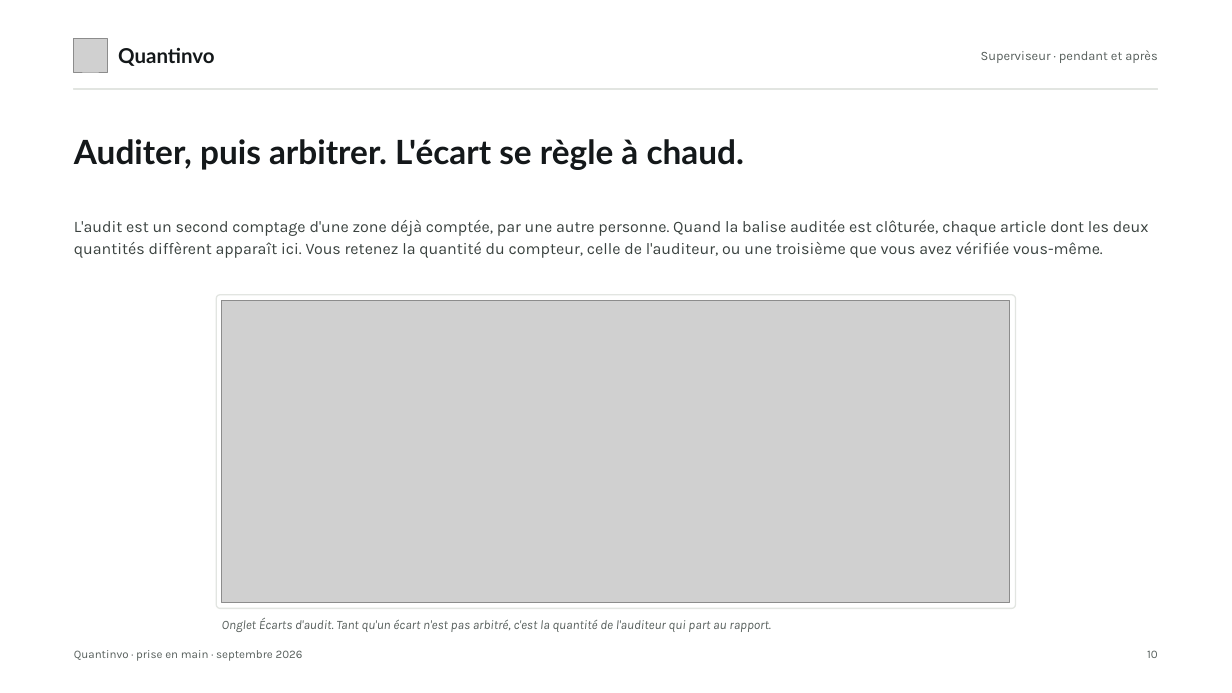
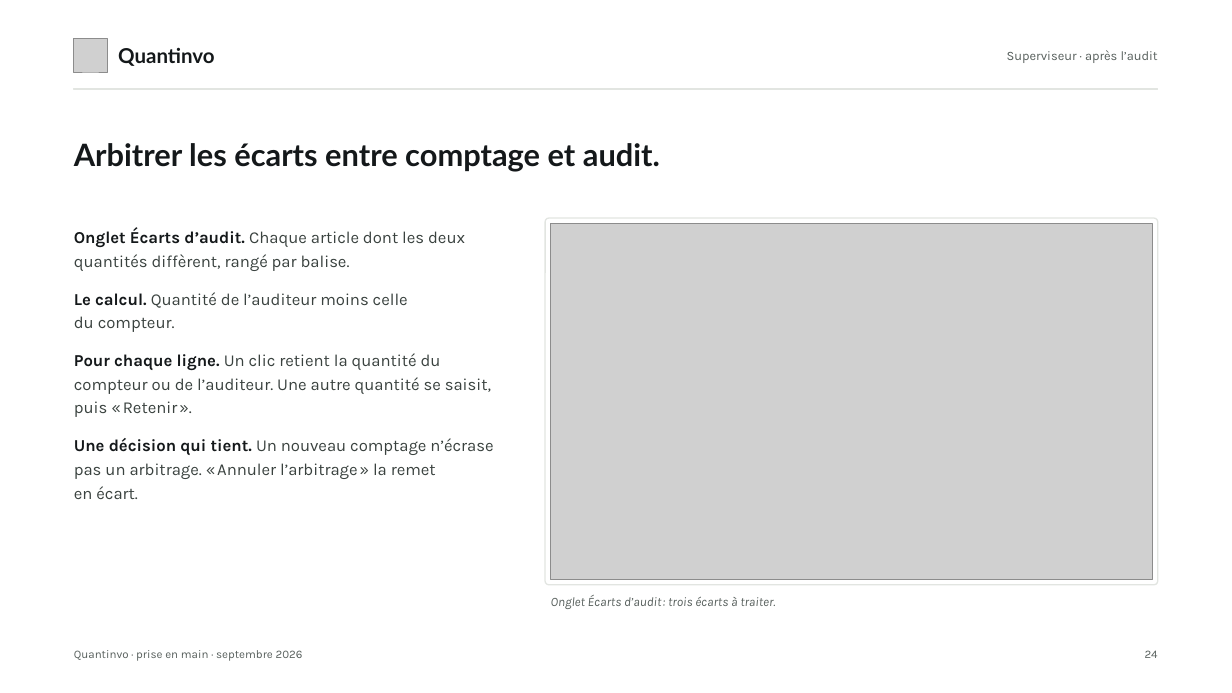
Before and after one commit to devkaylab/Inventaire, a slide deck: slide 24 of docs/entreprise/deck/Quantinvo-prise-en-main-marque.pptx (slide 10 before the commit). Drawn at 1232x693 pixels with LibreOffice and Linux fonts; fonts in the diff are those of the drawing; grey boxes stand for pictures. Boxes give left, top, right and bottom in pixels: in the first picture for what was removed or moved away, otherwise in the second. Text is boxed around its words. In the diff, an @@ line names an element or a change of style, - is before the commit and + after.

```diff
--- a/docs/entreprise/deck/Quantinvo-prise-en-main-marque.pptx
+++ b/docs/entreprise/deck/Quantinvo-prise-en-main-marque.pptx
@@ text at (1007,50,1158,63): text changed @@
-Superviseur · pendant et après
+Superviseur · après l’audit
@@ text at (74,143,660,172): text changed; size 26 to 24 pt @@
-Auditer, puis arbitrer. L'écart se règle à chaud.
+Arbitrer les écarts entre comptage et audit.
@@ text at (74,229,493,499): text changed; size 12.5 to 13 pt @@
-L'audit est un second comptage d'une zone déjà comptée, par une autre personne. Quand la balise auditée est clôturée, chaque article dont les deux quantités diffèrent apparaît ici. Vous retenez la quantité du compteur, celle de l'auditeur, ou une troisième que vous avez vérifiée vous-même.
+Onglet Écarts d’audit. Chaque article dont les deux quantités diffèrent, rangé par balise.
+Le calcul. Quantité de l’auditeur moins celle du compteur.
+Pour chaque ligne. Un clic retient la quantité du compteur ou de l’auditeur. Une autre quantité se saisit, puis « Retenir ».
+Une décision qui tient. Un nouveau comptage n’écrase pas un arbitrage. « Annuler l’arbitrage » la remet en écart.
@@ rounded rectangle: place and size @@
-rounded rectangle at (216,295,1016,608)
+rounded rectangle at (545,218,1158,585)
@@ rounded rectangle at (545,218,1158,585): proportions changed @@
@@ picture: place and size @@
-picture at (222,300,1010,603)
+picture at (551,224,1153,579)
@@ text at (551,595,775,609): text changed @@
-Onglet Écarts d'audit. Tant qu'un écart n'est pas arbitré, c'est la quantité de l'auditeur qui part au rapport.
+Onglet Écarts d’audit : trois écarts à traiter.
@@ text at (1145,650,1158,658): text changed @@
-10
+24
```
Also in this commit, not shown: 4 other slides changed, 23 slides added, 14 slides removed, 26 other files.
